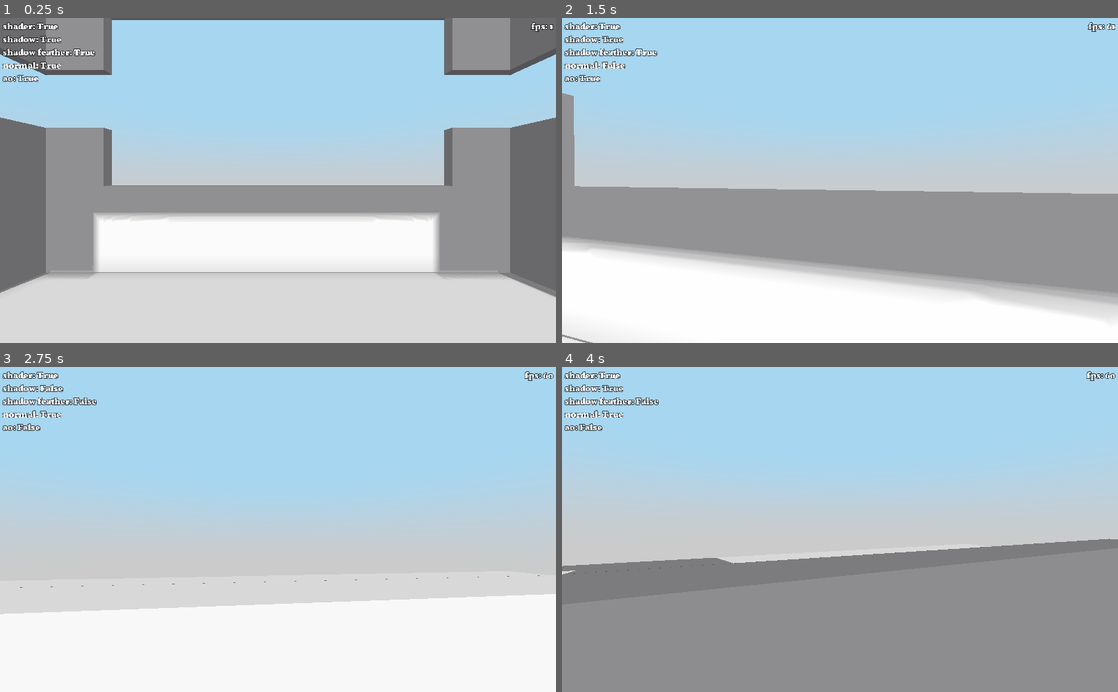
Above: before the commit, frames 1-4 (two rows, left to right).
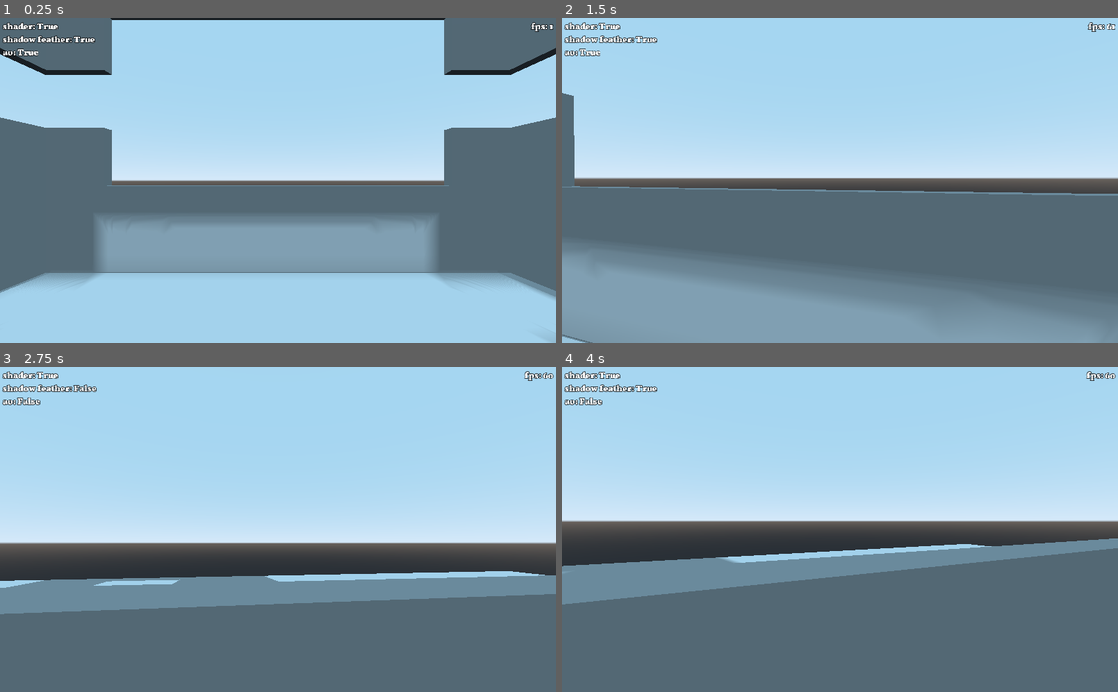
Above: after the commit, the same moments.

Repository: Eptwalabha/shadow-sdf-godot
Game: Godot game, scene res://scenes/Level.tscn
Two runs of this game, one before a commit and one after it. Both use one fixed random seed, a clock stepped at 60 frames per second and the inputs below.
Inputs (mouse positions are in pixels of both pictures, inside the frame that each line leads up to):
- Up to frame 1 (0.25 s): no input
- Up to frame 2 (1.5 s): move the mouse to (867, 180) at 0.52 s; hold Up (move_forward) from 0.53 s (still down); tap Keypad 4 (toggle_normal, bound only before the commit) at 0.6 s; click (867, 180) at 0.67 s; tap Keypad 2 (toggle_shadow, bound only before the commit) at 0.8, 1.35 s; move the mouse to (812, 180) at 1.27 s; click (812, 180) at 1.42 s
- Up to frame 3 (2.75 s): keep holding Up (move_forward); tap Keypad 4 (toggle_normal, bound only before the commit) at 1.55 s; move the mouse to (289, 523) at 2.02 s; tap Keypad 3 (toggle_ao, bound only after the commit) at 2.1 s; click (289, 523) at 2.17 s; tap Keypad 2 (toggle_shadow, bound only before the commit) at 2.3 s
- Up to frame 4 (4 s): keep holding Up (move_forward); move the mouse to (834, 536) at 2.77 s; tap Keypad 5 (toggle_ao, bound only before the commit) at 2.85 s; click (834, 536) at 2.92 s; tap Keypad 4 (toggle_normal, bound only before the commit) at 3.05, 3.6 s; move the mouse to (878, 532) at 3.52 s; click (878, 532) at 3.67 s; tap Keypad 2 (toggle_shadow, bound only before the commit) at 3.8 s

The runs differ from the first frame. In frame 1, 62% of the frame differs, in the area x 0-100%, y 0-100%; in frame 2, 59%; in frame 3, 54%; in frame 4, 60%.

Commit message:
fix shadow, remove diffuse

Diff:
--- a/default_env.tres
+++ b/default_env.tres
@@ -1,6 +1,7 @@
 [gd_resource type="Environment" load_steps=2 format=2]
 
 [sub_resource type="ProceduralSky" id=1]
+sun_latitude = -180.0
 
 [resource]
 background_mode = 2
--- a/project.godot
+++ b/project.godot
@@ -51,22 +51,12 @@
 "events": [ Object(InputEventKey,"resource_local_to_scene":false,"resource_name":"","device":0,"alt":false,"shift":false,"control":false,"meta":false,"command":false,"pressed":false,"scancode":16777351,"unicode":0,"echo":false,"script":null)
  ]
 }
-toggle_shadow={
+toggle_shadow_feather={
 "deadzone": 0.5,
 "events": [ Object(InputEventKey,"resource_local_to_scene":false,"resource_name":"","device":0,"alt":false,"shift":false,"control":false,"meta":false,"command":false,"pressed":false,"scancode":16777352,"unicode":0,"echo":false,"script":null)
  ]
 }
-toggle_normal={
-"deadzone": 0.5,
-"events": [ Object(InputEventKey,"resource_local_to_scene":false,"resource_name":"","device":0,"alt":false,"shift":false,"control":false,"meta":false,"command":false,"pressed":false,"scancode":16777354,"unicode":0,"echo":false,"script":null)
- ]
-}
 toggle_ao={
-"deadzone": 0.5,
-"events": [ Object(InputEventKey,"resource_local_to_scene":false,"resource_name":"","device":0,"alt":false,"shift":false,"control":false,"meta":false,"command":false,"pressed":false,"scancode":16777355,"unicode":0,"echo":false,"script":null)
- ]
-}
-toggle_shadow_feather={
 "deadzone": 0.5,
 "events": [ Object(InputEventKey,"resource_local_to_scene":false,"resource_name":"","device":0,"alt":false,"shift":false,"control":false,"meta":false,"command":false,"pressed":false,"scancode":16777353,"unicode":0,"echo":false,"script":null)
  ]
--- a/scenes/Level.gd
+++ b/scenes/Level.gd
@@ -13,22 +13,22 @@
 func _process(delta: float) -> void:
 	time += delta
 	if Input.is_action_just_pressed("ui_cancel"):
+		if Input.get_mouse_mode() == Input.MOUSE_MODE_VISIBLE:
+			get_tree().quit()
 		Input.set_mouse_mode(Input.MOUSE_MODE_VISIBLE)
-		get_tree().quit()
+	if Input.is_mouse_button_pressed(BUTTON_LEFT):
+		Input.set_mouse_mode(Input.MOUSE_MODE_CAPTURED)
 
 	if Input.is_action_just_pressed("toggle_shader"):
 		toggle("shader")
-	if Input.is_action_just_pressed("toggle_shadow"):
-		toggle("shadow")
 	if Input.is_action_just_pressed("toggle_shadow_feather"):
 		toggle("feather")
-	if Input.is_action_just_pressed("toggle_normal"):
-		toggle("normal")
 	if Input.is_action_just_pressed("toggle_ao"):
 		toggle("ao")
 
 	fps.text = "fps: %s" % Engine.get_frames_per_second()
 	$Pivot.rotate(Vector3.UP, delta * .1)
+	$Pivot/Pivot.rotate(Vector3.UP, -delta * .3)
 	player.shader.set_shader_param("light", $Pivot/Light.global_transform.origin)
 
 func toggle(what: String) -> void:
@@ -39,12 +39,8 @@
 	if not player.shader is ShaderMaterial:
 		return
 	var enable = player.shader.get_shader_param("enable")
-	var normal = enable and player.shader.get_shader_param("normal_enable")
-	var shadow = enable and player.shader.get_shader_param("shadow_enable")
-	var ao = shadow and player.shader.get_shader_param("ao_enable")
-	var feather = shadow and player.shader.get_shader_param("feather_enable")
+	var ao = enable and player.shader.get_shader_param("ao_enable")
+	var feather = enable and player.shader.get_shader_param("feather_enable")
 	$Infos/HBoxContainer/VBoxContainer/Shader.text = "shader: %s" % enable
-	$Infos/HBoxContainer/VBoxContainer/Shadow.text = "shadow: %s" % shadow
 	$Infos/HBoxContainer/VBoxContainer/Feather.text = "shadow feather: %s" % feather
-	$Infos/HBoxContainer/VBoxContainer/Normal.text = "normal: %s" % normal
 	$Infos/HBoxContainer/VBoxContainer/AO.text = "ao: %s" % ao
--- a/scenes/Level.tscn
+++ b/scenes/Level.tscn
@@ -1,8 +1,23 @@
-[gd_scene load_steps=4 format=2]
+[gd_scene load_steps=8 format=2]
 
 [ext_resource path="res://scenes/player/FPSPlayer.tscn" type="PackedScene" id=1]
 [ext_resource path="res://scenes/Level.gd" type="Script" id=2]
 [ext_resource path="res://fonts/font_text.tres" type="DynamicFont" id=3]
+
+[sub_resource type="SpatialMaterial" id=3]
+albedo_color = Color( 0.0117647, 0.854902, 0.0666667, 1 )
+
+[sub_resource type="SphereMesh" id=1]
+material = SubResource( 3 )
+radius = 0.5
+height = 1.0
+
+[sub_resource type="SpatialMaterial" id=4]
+albedo_color = Color( 0.882353, 0.290196, 0, 1 )
+
+[sub_resource type="CubeMesh" id=2]
+material = SubResource( 4 )
+size = Vector3( 0.75, 0.75, 0.75 )
 
 [node name="Level" type="Spatial"]
 script = ExtResource( 2 )
@@ -70,11 +85,11 @@
 margin_left = 5.0
 margin_top = 5.0
 margin_right = 1019.0
-margin_bottom = 125.0
+margin_bottom = 101.0
 
 [node name="VBoxContainer" type="VBoxContainer" parent="Infos/HBoxContainer"]
 margin_right = 979.0
-margin_bottom = 120.0
+margin_bottom = 96.0
 size_flags_horizontal = 3
 custom_constants/separation = 0
 
@@ -85,34 +100,18 @@
 text = "shader"
 valign = 1
 
-[node name="Shadow" type="Label" parent="Infos/HBoxContainer/VBoxContainer"]
+[node name="Feather" type="Label" parent="Infos/HBoxContainer/VBoxContainer"]
 margin_top = 24.0
 margin_right = 979.0
 margin_bottom = 48.0
 custom_fonts/font = ExtResource( 3 )
-text = "shadow"
+text = "shadow feather"
 valign = 1
 
-[node name="Feather" type="Label" parent="Infos/HBoxContainer/VBoxContainer"]
+[node name="AO" type="Label" parent="Infos/HBoxContainer/VBoxContainer"]
 margin_top = 48.0
 margin_right = 979.0
 margin_bottom = 72.0
-custom_fonts/font = ExtResource( 3 )
-text = "shadow feather"
-valign = 1
-
-[node name="Normal" type="Label" parent="Infos/HBoxContainer/VBoxContainer"]
-margin_top = 72.0
-margin_right = 979.0
-margin_bottom = 96.0
-custom_fonts/font = ExtResource( 3 )
-text = "normal"
-valign = 1
-
-[node name="AO" type="Label" parent="Infos/HBoxContainer/VBoxContainer"]
-margin_top = 96.0
-margin_right = 979.0
-margin_bottom = 120.0
 custom_fonts/font = ExtResource( 3 )
 text = "ao"
 valign = 1
@@ -120,7 +119,7 @@
 [node name="FPS" type="Label" parent="Infos/HBoxContainer"]
 margin_left = 983.0
 margin_right = 1014.0
-margin_bottom = 120.0
+margin_bottom = 96.0
 size_flags_vertical = 1
 custom_fonts/font = ExtResource( 3 )
 text = "fps:"
@@ -130,3 +129,15 @@
 
 [node name="Light" type="Spatial" parent="Pivot"]
 transform = Transform( 1, 0, 0, 0, 1, 0, 0, 0, 1, 0, 8.72616, 20.7592 )
+
+[node name="Pivot" type="Spatial" parent="Pivot"]
+
+[node name="Sphere" type="MeshInstance" parent="Pivot/Pivot"]
+transform = Transform( 1, 0, 0, 0, 1, 0, 0, 0, 1, 3, 0.75, 0 )
+mesh = SubResource( 1 )
+material/0 = null
+
+[node name="Cube" type="MeshInstance" parent="Pivot/Pivot"]
+transform = Transform( 0.707107, 0, -0.707107, 0.5, 0.707107, 0.5, 0.5, -0.707107, 0.5, -3, 0.75, 0 )
+mesh = SubResource( 2 )
+material/0 = null
--- a/shader/SDFShadow.shader
+++ b/shader/SDFShadow.shader
@@ -1,16 +1,14 @@
 shader_type spatial;
 render_mode unshaded;
 
-uniform vec3 light = vec3(10., 2., 10.);
+uniform vec3 light = vec3(10., 20., 10.);
 
 uniform vec4 shadow_color : hint_color = vec4(vec3(.5), 1.);
 uniform float shadow_feather : hint_range(2., 128.) = 16.;
 uniform float shadow_intensity : hint_range(0, 1.) = .2;
 uniform vec4 sky_color : hint_color = vec4(.3, .3, .8, 1);
 uniform bool enable = true;
-uniform bool shadow_enable = true;
 uniform bool feather_enable = true;
-uniform bool normal_enable = true;
 uniform bool ao_enable = true;
 
 uniform float AO_DIST : hint_range(0.01, .3) = .1;
@@ -118,22 +116,18 @@
 	vec3 p = depth_infos.xyz;
 	vec3 c;
 	vec3 light_normal = normalize(light);
+	vec3 mat = texture(SCREEN_TEXTURE, SCREEN_UV).rgb;
 
 	if (depth_infos.w > 40.) {
 		vec3 rd = normalize(p - rO);
-		vec3 bg = getBackground(rd);
+//		vec3 bg = getBackground(rd);
 		vec3 sun = vec3(.8, .8, .5);
 		float sd = smoothstep(.99, .999, dot(rd, light_normal));
-		c = mix(bg, sun, sd);
-//		c = texture(SCREEN_TEXTURE, SCREEN_UV).rgb;
+//		c = mat;
+		c = mix(mat, sun, sd);
 	} else {
 		vec3 normal = getNormal(p);
-		float diff = getDiffuse(p, normal, light_normal);
 		vec3 shadow = getShadowDir(p, normal, light_normal);
-		vec3 mat = vec3(1.);
-		if (normal_enable) {
-			mat *= diff;
-		}
 		float sh = step(MAX_DIST, shadow.x); // in shadow or not
 		if (feather_enable) {
 			sh -= sh * (1. - shadow.y); // shadow's feather
@@ -142,10 +136,7 @@
 			sh *= (shadow.z * .25) + .75; // ao
 		}
 		sh = (1. - sh) * shadow_intensity; // shadow mask
-		if (!shadow_enable) {
-			sh = 0.;
-		}
-		c = mix(mat, shadow_color.rgb, sh);
+		c = mix(mat, mat * shadow_color.rgb, sh);
 	}
 	ALBEDO = c;
 }
--- a/shader/SDFShadow.tres
+++ b/shader/SDFShadow.tres
@@ -4,14 +4,12 @@
 
 [resource]
 shader = ExtResource( 1 )
-shader_param/light = Vector3( 8.514, 16.334, 10 )
-shader_param/shadow_color = Color( 0.027451, 0, 0.121569, 1 )
-shader_param/shadow_feather = 64.0
-shader_param/shadow_intensity = 0.71
+shader_param/light = Vector3( 10, 2, 10 )
+shader_param/shadow_color = Color( 0, 0, 0, 1 )
+shader_param/shadow_feather = 32.0
+shader_param/shadow_intensity = 0.6
 shader_param/sky_color = Color( 0.654902, 0.843137, 0.945098, 1 )
 shader_param/enable = true
-shader_param/shadow_enable = true
 shader_param/feather_enable = true
-shader_param/normal_enable = true
 shader_param/ao_enable = true
 shader_param/AO_DIST = 0.3
